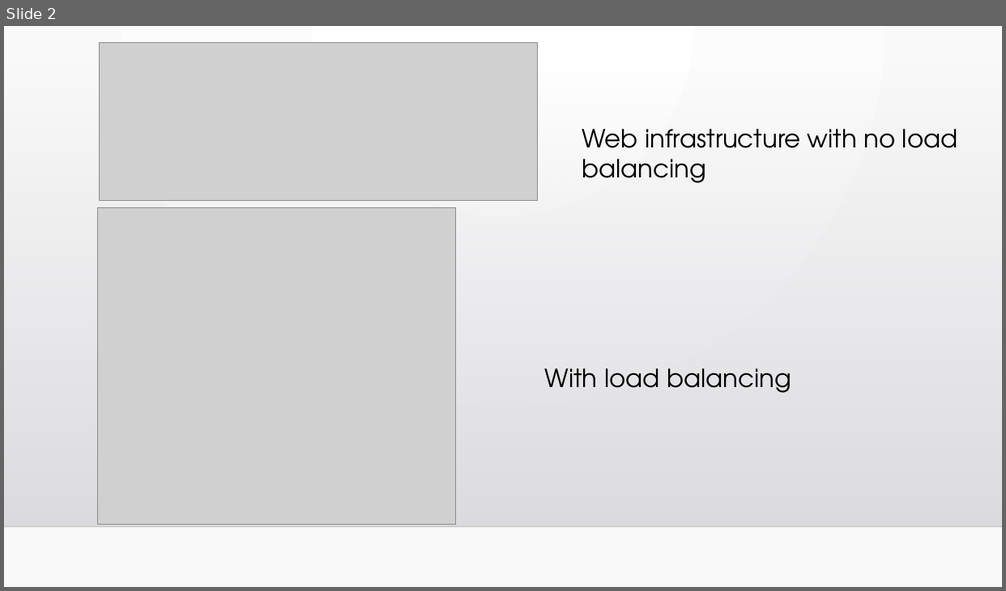
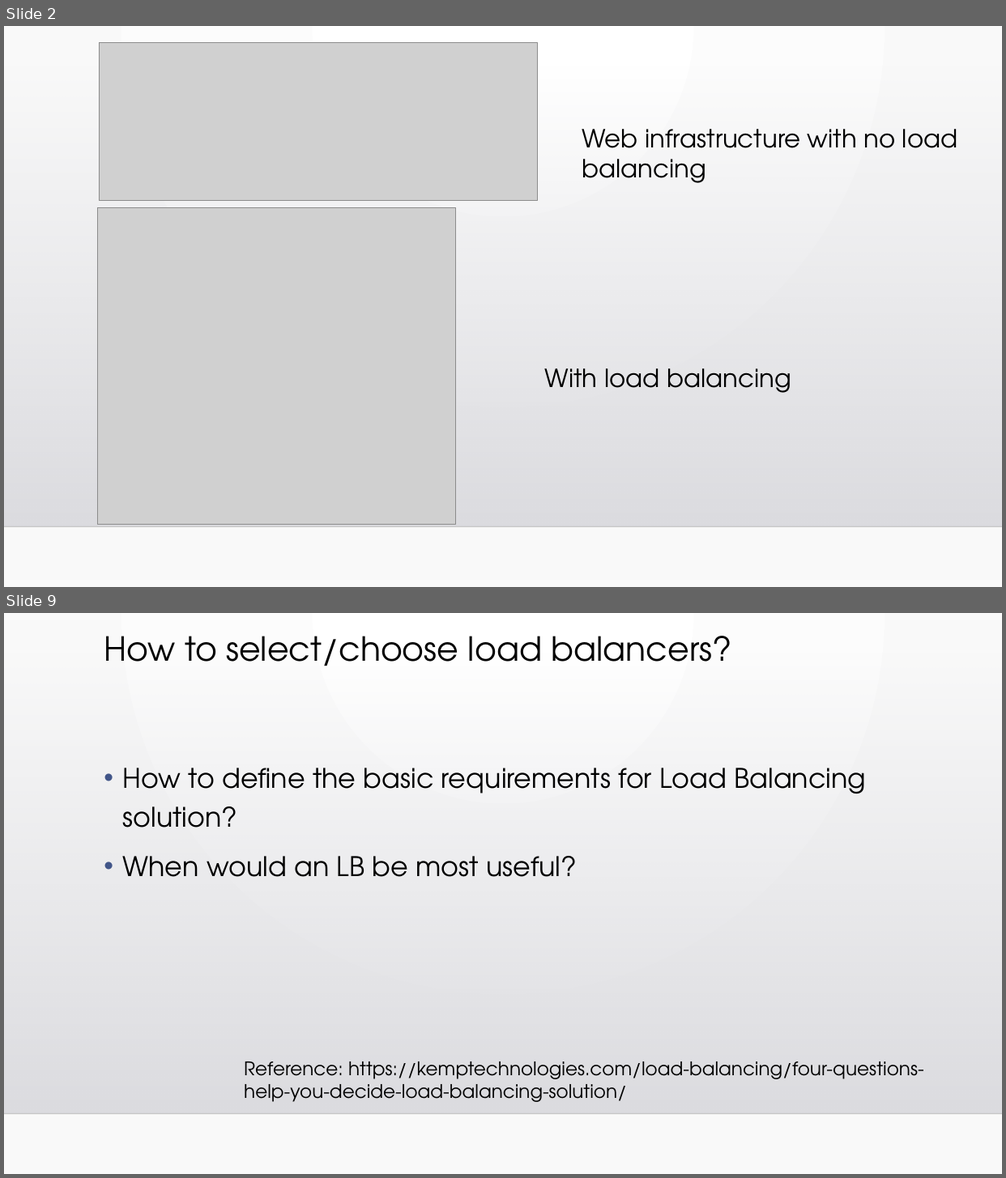
Before and after one commit to shishirkulkarni/DistributedSystems, a slide deck: Homework 9 - Distributed Applications/load_balancer.pptx. Shown one above the other, each under a label of ours: slide 2 before the commit, slides 2 and 9 after it; the slides between them are not shown. The pictures are 1006x591 and 1006x1178 pixels, drawn with LibreOffice and Linux fonts; fonts in the diff are those of the drawing; grey boxes stand for pictures; background and template pictures are left out. Boxes give left, top, right and bottom in pixels: in the first picture for what was removed or moved away, otherwise in the second. Text is boxed around its words. In the diff, an @@ line names an element or a change of style, - is before the commit and + after.

```diff
--- a/Homework 9 - Distributed Applications/load_balancer.pptx
+++ b/Homework 9 - Distributed Applications/load_balancer.pptx
@@ slide 9 added at (4, 613, 1002, 1174), background gradient #FFFFFF to #FAFAFA; not listed: 2 template elements that a slide beside it also shows @@
@@ title added at (104, 636, 733, 666), 32 pt, text #000000 @@
+How to select/choose load balancers?
@@ text added at (123, 768, 866, 877), 26 pt, text #000000 @@
+• How to define the basic requirements for Load Balancing solution?
+• When would an LB be most useful?
@@ text added at (244, 1062, 924, 1102), 18 pt, text #000000 @@
+Reference: https://kemptechnologies.com/load-balancing/four-questions-help-you-decide-load-balancing-solution/
```
Also in this commit, not shown: 5 slides changed, 7 other slides added, 1 slide removed.
